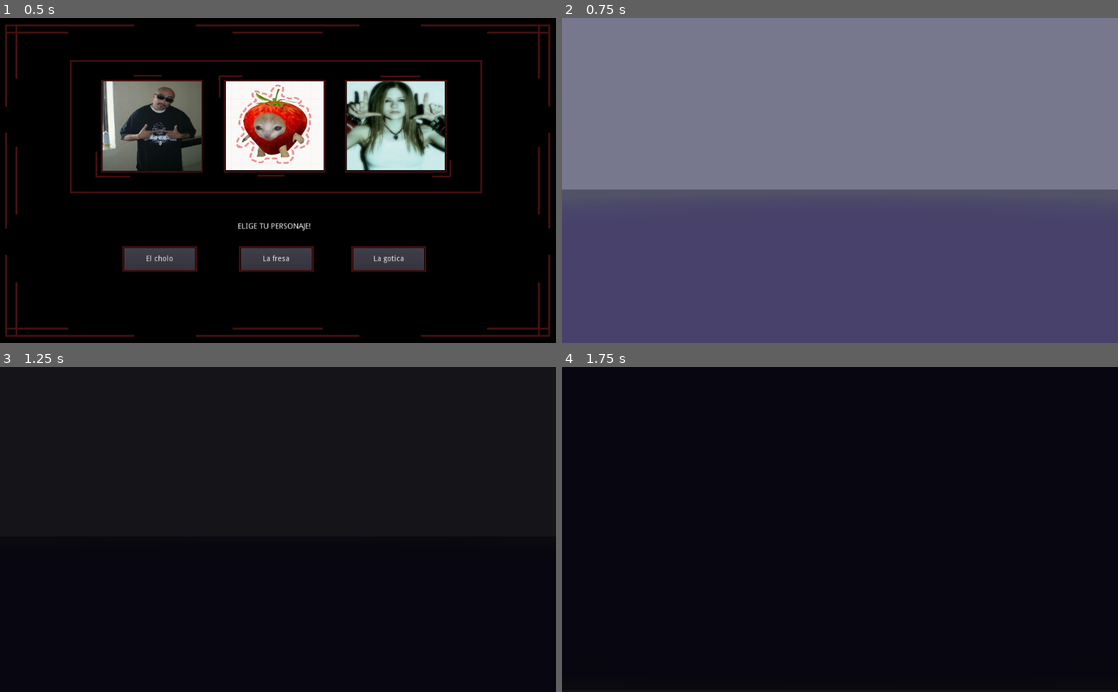
Above: before the commit, frames 1-4 (two rows, left to right).
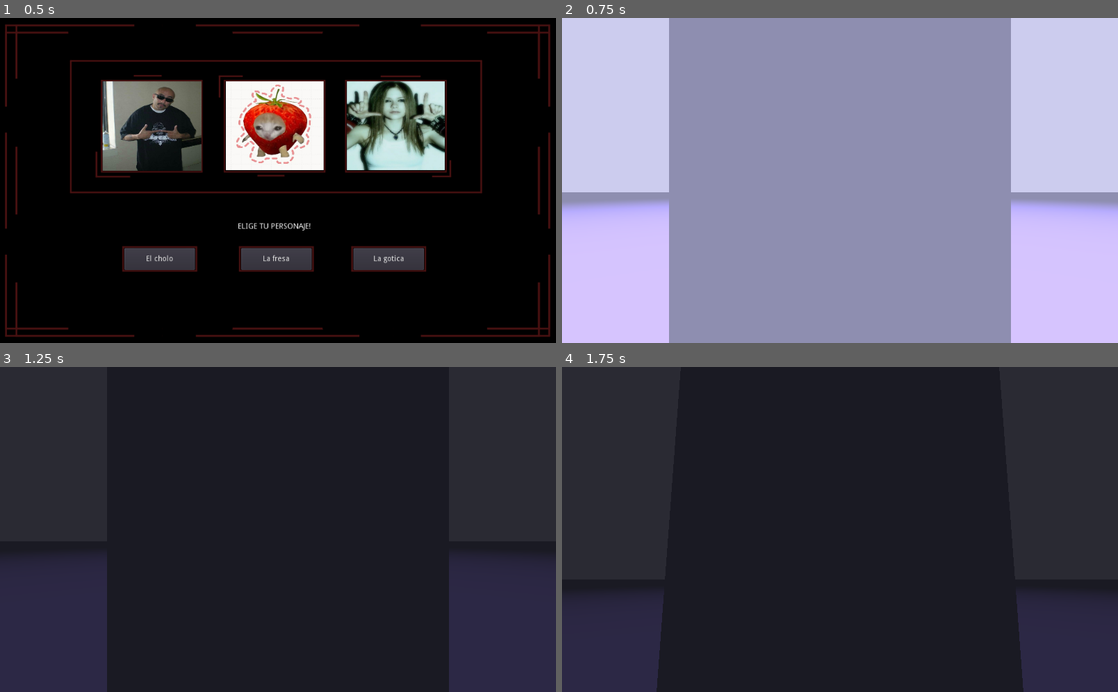
Above: after the commit, the same moments.

Repository: AlineMadriles/GhostCode
Game: Godot game, scene res://scenes/CharacterSelect.tscn
Two runs of this game, one before a commit and one after it. Both use one fixed random seed, a clock stepped at 60 frames per second and the inputs below.
Inputs (mouse positions are in pixels of both pictures, inside the frame that each line leads up to):
- Up to frame 1 (0.5 s): no input
- Up to frame 2 (0.75 s): click "El cholo" at 0.5 s
- Up to frame 3 (1.25 s): no input
- Up to frame 4 (1.75 s): tap Enter at 1.25 s; move the mouse to (867, 529) at 1.27 s; hold W (move_forward) from 1.28 s (still down); tap Space (jump) at 1.35, 1.52 s

Frame 1 is identical in both runs. In frame 2, 100% of the frame differs, in the area x 0-100%, y 0-100%; in frame 3, 37%; in frame 4, 37%.

Commit message:
FOURTH COMMIT
More changes and less sanity...
Player not on ground, only one changed to test is El cholo

Diff:
--- a/scenes/Main.tscn
+++ b/scenes/Main.tscn
@@ -6,6 +6,16 @@
 [sub_resource type="BoxShape" id=3]
 
 [sub_resource type="PlaneMesh" id=2]
+
+[sub_resource type="CylinderMesh" id=4]
+
+[sub_resource type="SpatialMaterial" id=5]
+albedo_color = Color( 1, 0, 0, 1 )
+
+[sub_resource type="PrismMesh" id=6]
+
+[sub_resource type="SpatialMaterial" id=7]
+albedo_color = Color( 0.129412, 0, 1, 1 )
 
 [node name="Main" type="Spatial"]
 script = ExtResource( 2 )
@@ -17,9 +27,10 @@
 environment = ExtResource( 1 )
 
 [node name="Ground" type="StaticBody" parent="."]
+transform = Transform( 1, 0, 0, 0, 1, 0, 0, 0, 1, 0, -0.5, 0 )
 
 [node name="CollisionShape" type="CollisionShape" parent="Ground"]
-transform = Transform( 1000, 0, 0, 0, 0.5, 0, 0, 0, 1000, 0, 0, 0 )
+transform = Transform( 50, 0, 0, 0, 1, 0, 0, 0, 50, 0, 0, 0 )
 shape = SubResource( 3 )
 
 [node name="MeshInstance" type="MeshInstance" parent="Ground"]
@@ -27,4 +38,14 @@
 mesh = SubResource( 2 )
 
 [node name="SpawnPoint" type="Position3D" parent="."]
-transform = Transform( 1, 0, 0, 0, 1, 0, 0, 0, 1, 0, 2, 0 )
+transform = Transform( 1, 0, 0, 0, 1, 0, 0, 0, 1, 0, 0.5, 0 )
+
+[node name="MeshInstance" type="MeshInstance" parent="."]
+transform = Transform( 1, 0, 0, 0, 1, 0, 0, 0, 1, -23.2026, 1.01183, 12.1363 )
+mesh = SubResource( 4 )
+material/0 = SubResource( 5 )
+
+[node name="MeshInstance2" type="MeshInstance" parent="."]
+transform = Transform( 1, 0, 0, 0, 1, 0, 0, 0, 1, 7.60687, 1.01183, 15.5087 )
+mesh = SubResource( 6 )
+material/0 = SubResource( 7 )
--- a/scenes/characters/choloscene.gd
+++ b/scenes/characters/choloscene.gd
@@ -11,7 +11,7 @@
 onready var spring_arm := $SpringArm
 onready var camera := $SpringArm/Camera
 
-export var mouse_sensitivity := 0.2
+export var mouse_sensitivity := 0.05
 var rotation_x := 0.0
 
 func _ready():
@@ -24,6 +24,9 @@
 		$SpringArm/Camera.current = true
 		print("Camera set to current")
 
+	print("Character Y position on spawn: ", global_transform.origin.y)
+	print("Character collision shape position: ", $CollisionShape.transform.origin)
+
 func _unhandled_input(event):
 	if event is InputEventMouseMotion:
 		rotation_x = clamp(rotation_x - event.relative.y * mouse_sensitivity, -60, 60)
@@ -34,6 +37,10 @@
 	get_input()
 	apply_gravity(delta)
 	move_and_slide(velocity, Vector3.UP)
+
+	#testing
+	if not is_on_floor():
+		print("NOT ON GROUND! Y position: ", global_transform.origin.y)
 
 func get_input():
 	direction = Vector3.ZERO
@@ -58,6 +65,13 @@
 
 	if is_on_floor() and Input.is_action_just_pressed("jump"):
 		velocity.y = jump_force
+	#testing
+	if velocity.length() > 0.1:
+		print("Moving! Velocity: ", velocity)
+
+	if is_on_floor() and Input.is_action_just_pressed("jump"):
+		velocity.y = jump_force
+		print("JUMP!")
 
 func apply_gravity(delta):
 	if not is_on_floor():
--- a/scenes/characters/choloscene.tscn
+++ b/scenes/characters/choloscene.tscn
@@ -3,8 +3,8 @@
 [ext_resource path="res://scenes/characters/choloscene.gd" type="Script" id=1]
 
 [sub_resource type="CapsuleShape" id=1]
-radius = 0.17072
-height = 0.501802
+radius = 0.5
+height = 2.0
 
 [sub_resource type="CapsuleMesh" id=2]
 radius = 0.5
@@ -17,7 +17,7 @@
 script = ExtResource( 1 )
 
 [node name="CollisionShape" type="CollisionShape" parent="."]
-transform = Transform( 4, 0, 0, 0, -1.74846e-07, -4, 0, 4, -1.74846e-07, 0, 1.35419, 0 )
+transform = Transform( 4, 0, 0, 0, 4, 0, 0, 0, 4, 0, 0.5, 0 )
 shape = SubResource( 1 )
 
 [node name="MeshInstance" type="MeshInstance" parent="."]
@@ -26,10 +26,10 @@
 material/0 = SubResource( 3 )
 
 [node name="SpringArm" type="SpringArm" parent="."]
-transform = Transform( 1, 0, 0, 0, -1, -8.74228e-08, 0, 8.74228e-08, -1, 0, 1.5, 0 )
+transform = Transform( 1, 0, 0, 0, 1, 0, 0, 0, 1, 0, 1.5, 0 )
 
 [node name="Camera" type="Camera" parent="SpringArm"]
-transform = Transform( 1, 0, 0, 0, -1, 8.74228e-08, 0, -8.74228e-08, -1, 0, 0, -3 )
+transform = Transform( 1, 0, 0, 0, 1, 0, 0, 0, 1, 0, 0, -8 )
 fov = 57.5394
 
 [node name="RayCast" type="RayCast" parent="."]
--- a/scenes/characters/fresascene.gd
+++ b/scenes/characters/fresascene.gd
@@ -11,7 +11,7 @@
 onready var spring_arm := $SpringArm
 onready var camera := $SpringArm/Camera
 
-export var mouse_sensitivity := 0.2
+export var mouse_sensitivity := 0.05
 var rotation_x := 0.0
 
 func _ready():
--- a/scenes/characters/fresascene.tscn
+++ b/scenes/characters/fresascene.tscn
@@ -3,8 +3,8 @@
 [ext_resource path="res://scenes/characters/fresascene.gd" type="Script" id=1]
 
 [sub_resource type="CapsuleShape" id=1]
-radius = 0.562145
-height = 2.176
+radius = 0.5
+height = 2.0
 
 [sub_resource type="SpatialMaterial" id=2]
 albedo_color = Color( 1, 0.505882, 0.505882, 1 )
@@ -18,7 +18,7 @@
 script = ExtResource( 1 )
 
 [node name="CollisionShape" type="CollisionShape" parent="."]
-transform = Transform( 1, 0, 0, 0, -4.37114e-08, -1, 0, 1, -4.37114e-08, 0, 1.27271, 0 )
+transform = Transform( 1, 0, 0, 0, 1, 0, 0, 0, 1, 0, 1.27271, 0 )
 shape = SubResource( 1 )
 
 [node name="MeshInstance" type="MeshInstance" parent="."]
@@ -26,10 +26,10 @@
 mesh = SubResource( 3 )
 
 [node name="SpringArm" type="SpringArm" parent="."]
-transform = Transform( 1, 0, 0, 0, -1, 8.74228e-08, 0, -8.74228e-08, -1, 0, 1.5, 0 )
+transform = Transform( 1, 0, 0, 0, 1, 0, 0, 0, 1, 0, 1.5, 0 )
 
 [node name="Camera" type="Camera" parent="SpringArm"]
-transform = Transform( 1, 0, 0, 0, -1, 8.74228e-08, 0, -8.74228e-08, -1, 0, 0, -3 )
+transform = Transform( 1, 0, 0, 0, 1, 0, 0, 0, 1, 0, 0, -8 )
 
 [node name="RayCast" type="RayCast" parent="."]
 
--- a/scenes/characters/gothscene.gd
+++ b/scenes/characters/gothscene.gd
@@ -11,7 +11,7 @@
 onready var spring_arm := $SpringArm
 onready var camera := $SpringArm/Camera
 
-export var mouse_sensitivity := 0.2
+export var mouse_sensitivity := 0.05
 var rotation_x := 0.0
 
 func _ready():
--- a/scenes/characters/gothscene.tscn
+++ b/scenes/characters/gothscene.tscn
@@ -3,8 +3,8 @@
 [ext_resource path="res://scenes/characters/gothscene.gd" type="Script" id=1]
 
 [sub_resource type="CapsuleShape" id=1]
-radius = 0.568276
-height = 2.13712
+radius = 0.5
+height = 2.0
 
 [sub_resource type="SpatialMaterial" id=2]
 albedo_color = Color( 0.678431, 0.0509804, 0.854902, 1 )
@@ -18,7 +18,7 @@
 script = ExtResource( 1 )
 
 [node name="CollisionShape" type="CollisionShape" parent="."]
-transform = Transform( 1, 0, 0, 0, -4.37114e-08, -1, 0, 1, -4.37114e-08, 0, 1.39724, 0 )
+transform = Transform( 1, 0, 0, 0, 1, 0, 0, 0, 1, 0, 1.39724, 0 )
 shape = SubResource( 1 )
 
 [node name="MeshInstance" type="MeshInstance" parent="."]
@@ -26,10 +26,10 @@
 mesh = SubResource( 3 )
 
 [node name="SpringArm" type="SpringArm" parent="."]
-transform = Transform( 1, 0, 0, 0, -1, 8.74228e-08, 0, -8.74228e-08, -1, 0, 1.5, 0 )
+transform = Transform( 1, 0, 0, 0, 1, 0, 0, 0, 1, 0, 1.5, 0 )
 
 [node name="Camera" type="Camera" parent="SpringArm"]
-transform = Transform( 1, 0, 0, 0, -1, 8.74228e-08, 0, -8.74228e-08, -1, 0, 0, -3 )
+transform = Transform( 1, 0, 0, 0, 1, 0, 0, 0, 1, 0, 0, -8 )
 
 [node name="RayCast" type="RayCast" parent="."]
 
--- a/settins/foggieenv.tres
+++ b/settins/foggieenv.tres
@@ -4,7 +4,6 @@
 background_mode = 1
 background_color = Color( 0.0431373, 0.0431373, 0.0588235, 1 )
 ambient_light_color = Color( 0.0470588, 0.0392157, 0.0901961, 1 )
-ambient_light_energy = 0.3
 ambient_light_sky_contribution = 0.0
 fog_enabled = true
 fog_color = Color( 0.0196078, 0.0196078, 0.0313726, 1 )
@@ -14,7 +13,6 @@
 fog_height_min = -1.0
 fog_height_max = 2.0
 fog_height_curve = 2.92817
-tonemap_exposure = 0.3
 auto_exposure_enabled = true
 auto_exposure_scale = 0.7
 auto_exposure_min_luma = 0.1
Not shown: 1 places in scenes/Main.tscn that only renumber resources
